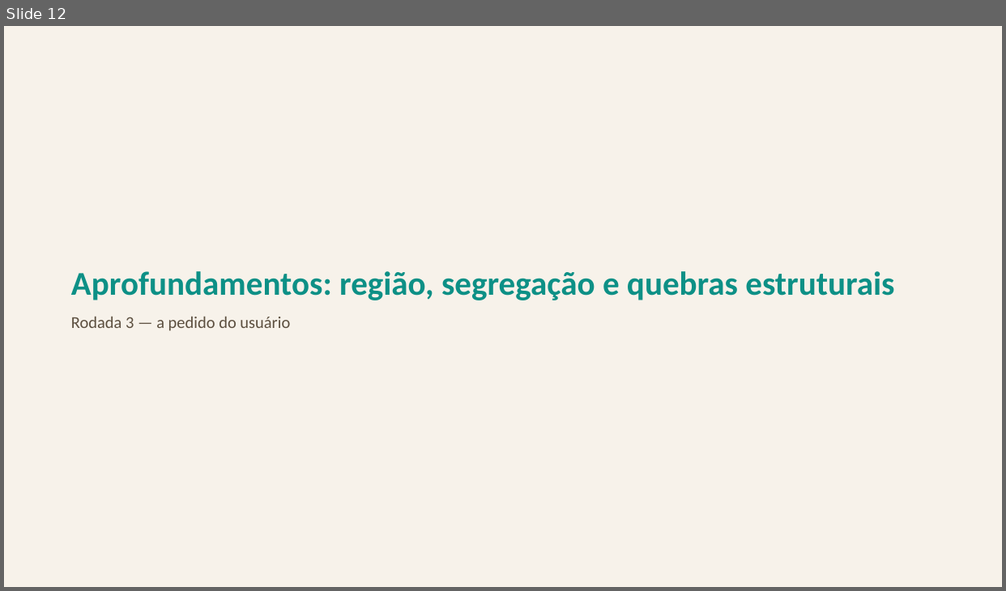
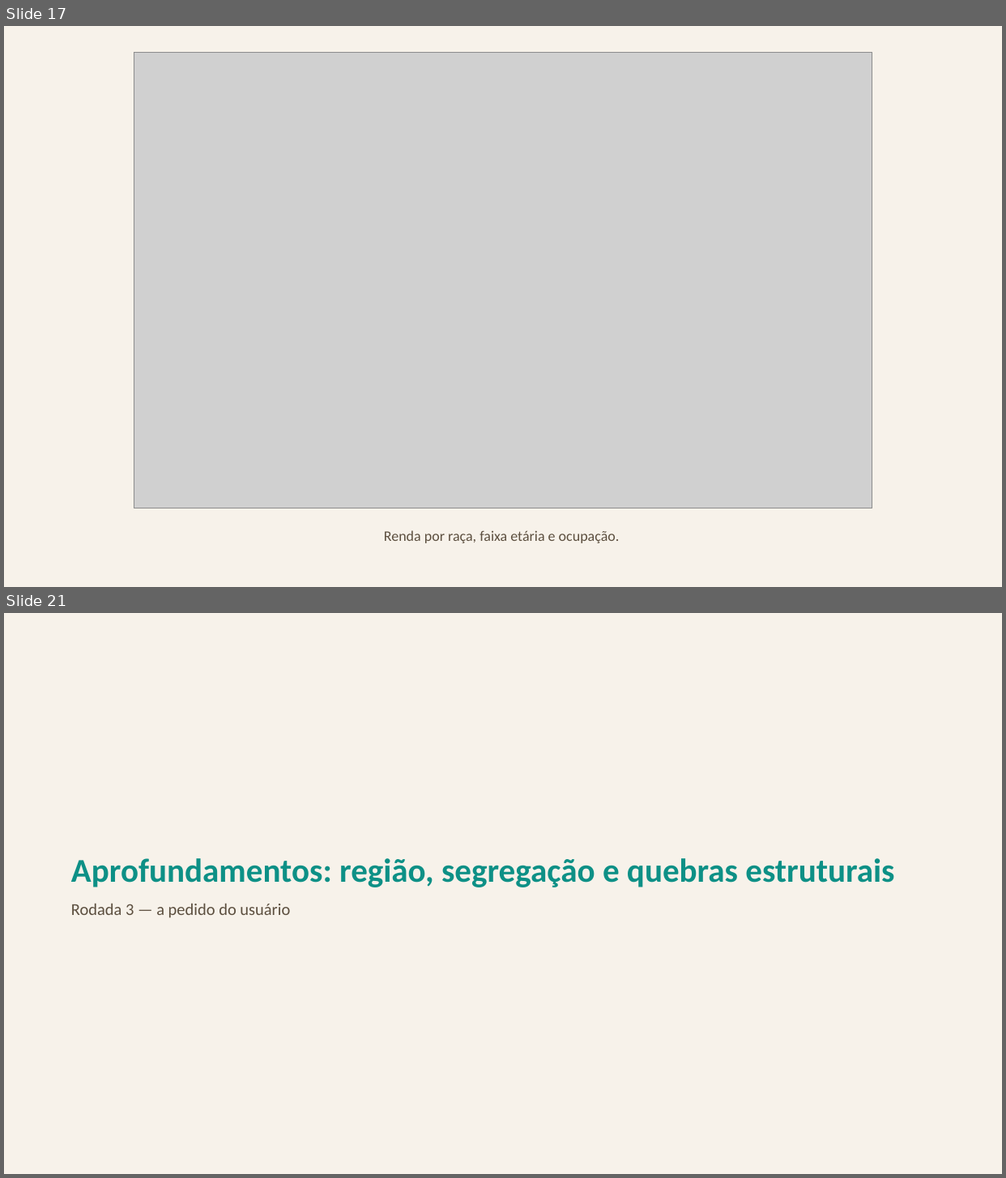
Before and after one commit to FelipeSantanaJ/Hub-Racial-Brasil, a slide deck: docs/Datahub_Racial_Brasil_Fase1.pptx. Shown one above the other, each under a label of ours: slide 12 before the commit, slides 17 and 21 after it; the slides between them are not shown. The pictures are 1006x591 and 1006x1178 pixels, drawn with LibreOffice and Linux fonts; fonts in the diff are those of the drawing; grey boxes stand for pictures. Boxes give left, top, right and bottom in pixels: in the first picture for what was removed or moved away, otherwise in the second. Text is boxed around its words. In the diff, an @@ line names an element or a change of style, - is before the commit and + after.

Commit message:
Regenera a apresentação com todos os gráficos das últimas 3 rodadas
101 slides (79 gráficos + 21 divisores + 1 título) — inclui as seções de
função quantil (percentil <-> R$) e a matriz completa de combinações
raça x A x B que faltavam nas apresentações anteriores (arquivo estava
aberto/bloqueado nas tentativas de regeneração anteriores).

```diff
--- a/docs/Datahub_Racial_Brasil_Fase1.pptx
+++ b/docs/Datahub_Racial_Brasil_Fase1.pptx
@@ slide 17 added at [4,26,1002,587], background #F7F2EA @@
@@ picture added at [134,52,872,509] @@
@@ text added at [384,531,620,544], 14 pt, text #5C4F3F @@
+Renda por raça, faixa etária e ocupação.
@@ what was slide 12 is now slide 21 @@
```
Also in this commit, not shown: 2 slides changed, 12 other slides added.
